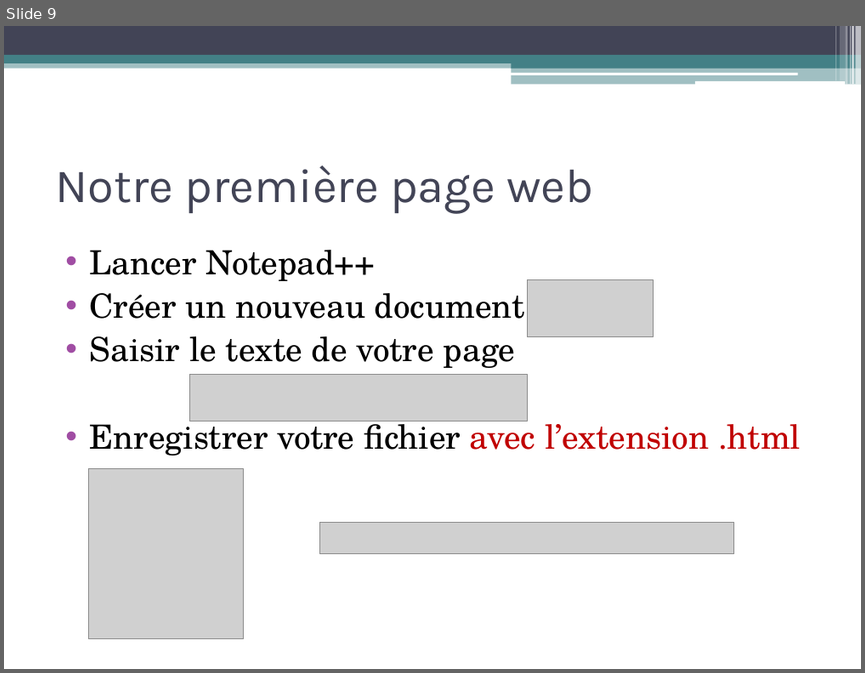
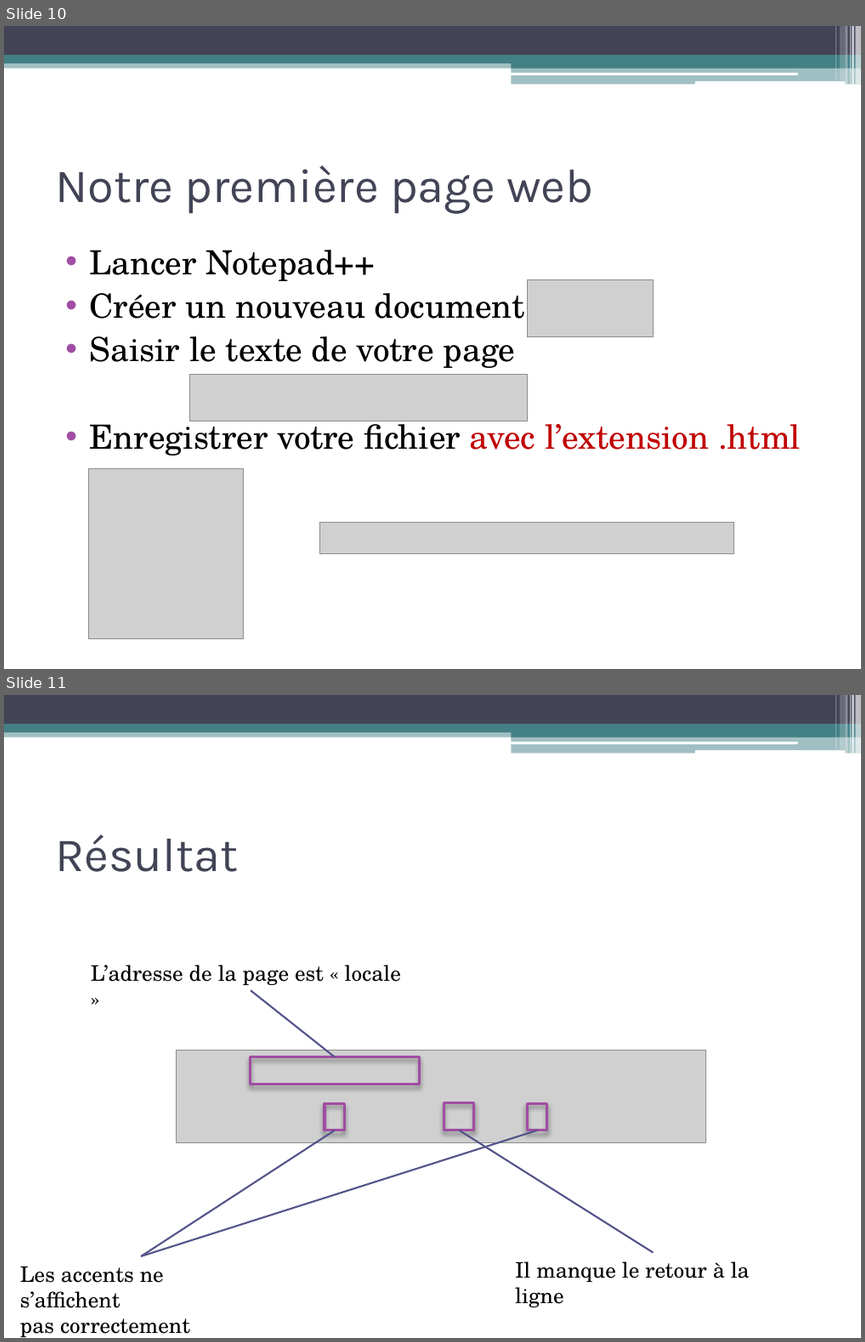
Before and after one commit to langages-web/langages-web.github.io, a slide deck: TD1/TD1.pptx. Shown one above the other, each under a label of ours: slide 9 before the commit, slides 10 and 11 after it. The pictures are 865x673 and 865x1342 pixels, drawn with LibreOffice and Linux fonts; fonts in the diff are those of the drawing; grey boxes stand for pictures. Boxes give left, top, right and bottom in pixels: in the first picture for what was removed or moved away, otherwise in the second. Text is boxed around its words. In the diff, an @@ line names an element or a change of style, - is before the commit and + after.

```diff
--- a/TD1/TD1.pptx
+++ b/TD1/TD1.pptx
@@ slide 11 added at bbox=[4, 695, 861, 1338], background #FFFFFF; not listed: 13 template elements that a slide beside it also shows @@
@@ title added at bbox=[55, 834, 238, 872], 40 pt, text #424456 @@
+Résultat
@@ text added at bbox=[91, 964, 401, 985], 18 pt, text #000000 @@
+L’adresse de la page est « locale »
@@ line added from (335, 1056) to (250, 991), #53548A 1.5 pt @@
@@ picture added at bbox=[177, 1049, 706, 1142] @@
@@ rectangle added at bbox=[250, 1056, 419, 1083], outline #A04DA3 2.25 pt @@
@@ rectangle added at bbox=[324, 1103, 345, 1129], outline #A04DA3 2.25 pt @@
@@ rectangle added at bbox=[443, 1103, 473, 1129], outline #A04DA3 2.25 pt @@
@@ rectangle added at bbox=[527, 1103, 547, 1129], outline #A04DA3 2.25 pt @@
@@ line added from (335, 1130) to (141, 1256), #53548A 1.5 pt @@
@@ line added from (537, 1130) to (141, 1256), #53548A 1.5 pt @@
@@ line added from (459, 1130) to (653, 1252), #53548A 1.5 pt @@
@@ text added at bbox=[20, 1265, 190, 1337], 18 pt, text #000000 @@
+Les accents ne s’affichent
+pas correctement
@@ text added at bbox=[515, 1261, 749, 1307], 18 pt, text #000000 @@
+Il manque le retour à la ligne
@@ what was slide 9 is now slide 10 @@
```
Also in this commit, not shown: 1 slide changed, 1 other slide added, 1 slide removed, 1 other file.
